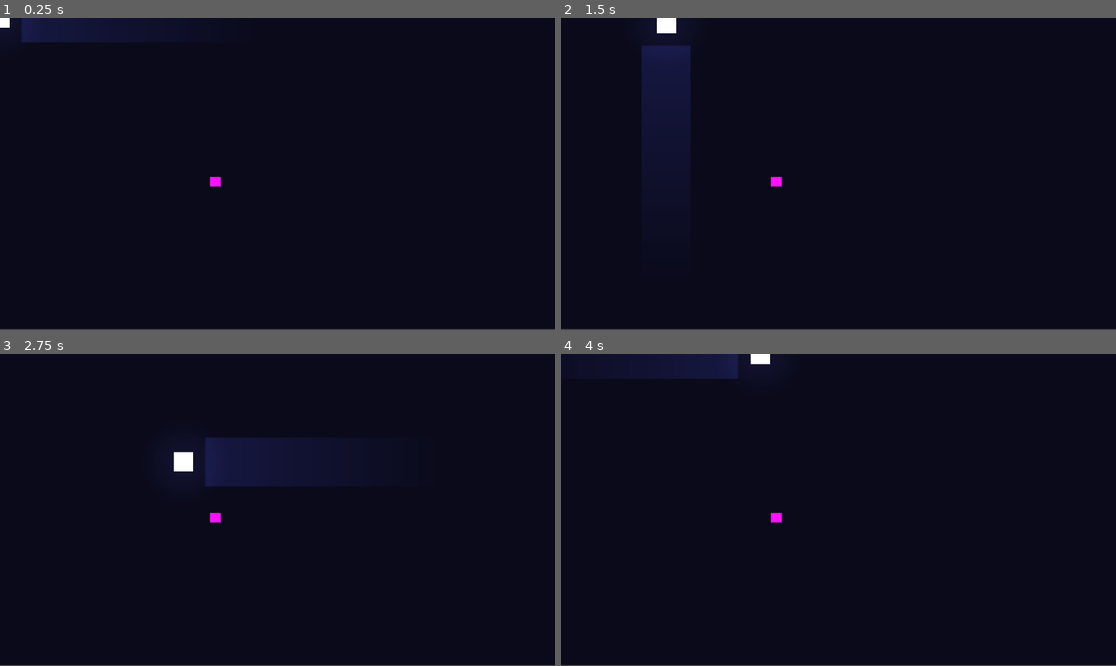
Above: before the commit, frames 1-4 (two rows, left to right).
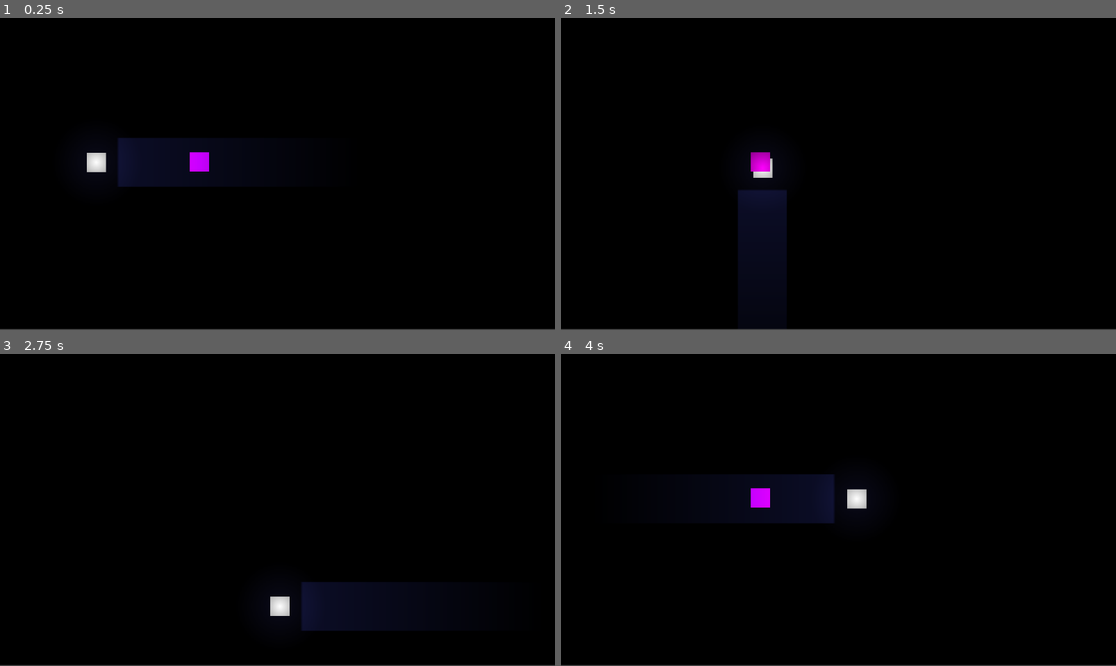
Above: after the commit, the same moments.

Repository: zz2548/game-design-final
Game: Godot game, scene res://main.tscn
Same seed, same stepped clock (60 frames per second), same inputs: the game is played once before the commit and once after it.
Inputs (mouse positions are in pixels of both pictures, inside the frame that each line leads up to):
- Up to frame 1 (0.25 s): no input
- Up to frame 2 (1.5 s): tap Enter (ui_accept) at 0.5, 0.77 s; move the mouse to (960, 158) at 0.52 s; hold Right (ui_right) 0.53-1.28 s; hold E (interact) 0.53-1.28 s; move the mouse to (727, 189) at 1.27 s; hold Down (ui_down) from 1.28 s (still down); tap E (interact) at 1.35 s
- Up to frame 3 (2.75 s): tap Enter (ui_accept) at 1.52 s; move the mouse to (333, 441) at 2.02 s; release Down (ui_down) at 2.03 s; hold Right (ui_right) from 2.03 s (still down); hold E (interact) from 2.03 s (still down)
- Up to frame 4 (4 s): move the mouse to (810, 572) at 2.77 s; release Right (ui_right) at 2.78 s; release E (interact) at 2.78 s; hold Up (ui_up) 2.78-3.53 s; tap E (interact) at 2.85 s; tap Enter (ui_accept) at 3.02, 3.77 s; move the mouse to (1005, 556) at 3.52 s; hold Left (ui_left) from 3.53 s (still down); hold E (interact) from 3.53 s (still down)

The runs differ from the first frame. In frame 1, 91% of the frame differs, in the area x 0-100%, y 0-100%; in frame 2, 93%; in frame 3, 90%; in frame 4, 91%.

Commit message:
restructure scenes

Diff:
--- a/underwater-game/icon.svg
+++ /dev/null
@@ -1 +0,0 @@
-<svg xmlns="http://www.w3.org/2000/svg" width="128" height="128"><rect width="124" height="124" x="2" y="2" fill="#363d52" stroke="#212532" stroke-width="4" rx="14"/><g fill="#fff" transform="translate(12.322 12.322)scale(.101)"><path d="M105 673v33q407 354 814 0v-33z"/><path fill="#478cbf" d="m105 673 152 14q12 1 15 14l4 67 132 10 8-61q2-11 15-15h162q13 4 15 15l8 61 132-10 4-67q3-13 15-14l152-14V427q30-39 56-81-35-59-83-108-43 20-82 47-40-37-88-64 7-51 8-102-59-28-123-42-26 43-46 89-49-7-98 0-20-46-46-89-64 14-123 42 1 51 8 102-48 27-88 64-39-27-82-47-48 49-83 108 26 42 56 81zm0 33v39c0 276 813 276 814 0v-39l-134 12-5 69q-2 10-14 13l-162 11q-12 0-16-11l-10-65H446l-10 65q-4 11-16 11l-162-11q-12-3-14-13l-5-69z"/><path d="M483 600c0 34 58 34 58 0v-86c0-34-58-34-58 0z"/><circle cx="725" cy="526" r="90"/><circle cx="299" cy="526" r="90"/></g><g fill="#414042" transform="translate(12.322 12.322)scale(.101)"><circle cx="307" cy="532" r="60"/><circle cx="717" cy="532" r="60"/></g></svg>
--- a/underwater-game/levels/level_1/level_1.tscn
+++ b/underwater-game/levels/level_1/level_1.tscn
@@ -1,3 +1,34 @@
-[gd_scene format=3 uid="uid://bos1g1f8xsl3r"]
+[gd_scene format=3 uid="uid://dys6tb5xur4iu"]
 
-[node name="Level1" type="Node2D" unique_id=1596957393]
+[ext_resource type="PackedScene" uid="uid://c4aq5kby2y074" path="res://shared/player/player.tscn" id="1_player"]
+[ext_resource type="PackedScene" uid="uid://d0wsi4jj2eyp1" path="res://shared/ui/InventoryUI.tscn" id="2_inventoryui"]
+[ext_resource type="Script" uid="uid://b45ek5my76at" path="res://scripts/interactables/pickup_item.gd" id="3_pickup"]
+
+[node name="Level1" type="Node2D" unique_id=1255267063]
+
+[node name="CanvasModulate" type="CanvasModulate" parent="." unique_id=1930376493]
+color = Color(0, 0, 0, 1)
+
+[node name="Background" type="ColorRect" parent="." unique_id=472897320]
+offset_right = 1153.0
+offset_bottom = 646.0
+color = Color(0.039215688, 0.039215688, 0.101960786, 1)
+
+[node name="player" parent="." unique_id=1560876372 instance=ExtResource("1_player")]
+position = Vector2(200, 300)
+
+[node name="Items" type="Node2D" parent="." unique_id=1317189062]
+
+[node name="TestItem" type="Area2D" parent="Items" unique_id=2052106546]
+script = ExtResource("3_pickup")
+
+[node name="CollisionShape2D" type="CollisionShape2D" parent="Items/TestItem" unique_id=173283808]
+
+[node name="ColorRect" type="ColorRect" parent="Items/TestItem" unique_id=820293744]
+offset_left = 394.0
+offset_top = 279.0
+offset_right = 434.0
+offset_bottom = 319.0
+color = Color(1, 0, 1, 1)
+
+[node name="InventoryUI" parent="." unique_id=2083902792 instance=ExtResource("2_inventoryui")]
--- a/underwater-game/main.gd
+++ b/underwater-game/main.gd
@@ -1,11 +1,5 @@
+# main.gd
 extends Node
 
-
-# Called when the node enters the scene tree for the first time.
 func _ready() -> void:
-	pass # Replace with function body.
-
-
-# Called every frame. 'delta' is the elapsed time since the previous frame.
-func _process(delta: float) -> void:
-	pass
+	SceneManager.go_to_level(1)
--- a/underwater-game/main.tscn
+++ b/underwater-game/main.tscn
@@ -1,39 +1,6 @@
 [gd_scene format=3 uid="uid://b2kse4lq50hm1"]
 
-[ext_resource type="Script" uid="uid://b2mbcxvmpn3bg" path="res://main.gd" id="1_0xm2m"]
-[ext_resource type="PackedScene" uid="uid://c4aq5kby2y074" path="res://player.tscn" id="2_lquwl"]
-[ext_resource type="Script" uid="uid://uh7cq6d0y4um" path="res://pickup_item.gd" id="4_lquwl"]
-[ext_resource type="Resource" uid="uid://xts38j23s6u" path="res://items/test_item.tres" id="5_7mycd"]
-[ext_resource type="PackedScene" uid="uid://d0wsi4jj2eyp1" path="res://InventoryUI.tscn" id="6_7mycd"]
+[ext_resource type="Script" uid="uid://cwlxlqd48kwfo" path="res://main.gd" id="1_0xm2m"]
 
-[sub_resource type="RectangleShape2D" id="RectangleShape2D_272bh"]
-
-[node name="main" type="Node2D" unique_id=542920460]
+[node name="main" type="Node" unique_id=279150909]
 script = ExtResource("1_0xm2m")
-
-[node name="ColorRect" type="ColorRect" parent="." unique_id=1307949467]
-offset_right = 1153.0
-offset_bottom = 646.0
-color = Color(0.039215688, 0.039215688, 0.101960786, 1)
-
-[node name="player" parent="." unique_id=1228927479 instance=ExtResource("2_lquwl")]
-
-[node name="TestItem" type="Area2D" parent="." unique_id=1043242679]
-collision_mask = 0
-script = ExtResource("4_lquwl")
-item = ExtResource("5_7mycd")
-
-[node name="CollisionShape2D" type="CollisionShape2D" parent="TestItem" unique_id=2091941298]
-position = Vector2(447, 339)
-shape = SubResource("RectangleShape2D_272bh")
-
-[node name="Sprite2D" type="Sprite2D" parent="TestItem" unique_id=194979157]
-
-[node name="ColorRect" type="ColorRect" parent="TestItem" unique_id=1348776968]
-offset_left = 436.0
-offset_top = 330.0
-offset_right = 458.0
-offset_bottom = 350.0
-color = Color(1, 0.07058824, 1, 1)
-
-[node name="InventoryUI" parent="." unique_id=1520385462 instance=ExtResource("6_7mycd")]
--- a/underwater-game/project.godot
+++ b/underwater-game/project.godot
@@ -17,20 +17,15 @@
 
 [autoload]
 
-Inventory="*uid://ddti6gxjfa1l6"
-DialogueManager="*uid://be8xecp4l111s"
-SceneManager="*uid://be4dmmqb171wl"
+DialogueManager="*uid://cvhxt4n02g4s7"
+Inventory="*uid://duspgigoh3ag0"
+SceneManager="*uid://b1nnjoi6yci5d"
 
 [input]
 
 interact={
 "deadzone": 0.2,
 "events": [Object(InputEventKey,"resource_local_to_scene":false,"resource_name":"","device":-1,"window_id":0,"alt_press …(192 unchanged characters)…
-]
-}
-inventory={
-"deadzone": 0.2,
-"events": [Object(InputEventKey,"resource_local_to_scene":false,"resource_name":"","device":-1,"window_id":0,"alt_pressed":false,"shift_pressed":false,"ctrl_pressed":false,"meta_pressed":false,"pressed":false,"keycode":0,"physical_keycode":4194306,"key_label":0,"unicode":0,"location":0,"echo":false,"script":null)
 ]
 }
 
--- a/underwater-game/items/test_item.tres
+++ b/underwater-game/shared/items/test_item.tres
@@ -1,6 +1,6 @@
 [gd_resource type="Resource" script_class="ItemData" format=3 uid="uid://xts38j23s6u"]
 
-[ext_resource type="Script" uid="uid://cgld5pbs5tv8t" path="res://item_data.gd" id="1_j6h3p"]
+[ext_resource type="Script" path="res://shared/items/item_data.gd" id="1_j6h3p"]
 
 [resource]
 script = ExtResource("1_j6h3p")
--- a/underwater-game/interaction_system.gd
+++ b/underwater-game/shared/player/interaction_system.gd
@@ -1,7 +1,7 @@
 # interaction_system.gd
-# Attach to the Player node.
-# Requires: a child Area3D named "InteractionZone" with a CollisionShape3D
-#           (set the shape radius to your desired interaction distance, e.g. 1.5m)
+# res://shared/player/interaction_system.gd
+# Attach to the Player node as a child Node.
+# Requires: a child Area2D named "InteractionZone" with a CollisionShape2D
 #
 # In Project > Project Settings > Input Map, add an action called "interact" and bind E to it.
 
--- a/underwater-game/player.tscn
+++ b/underwater-game/shared/player/player.tscn
@@ -1,7 +1,7 @@
-[gd_scene format=3 uid="uid://c4aq5kby2y074"]
+[gd_scene format=3]
 
-[ext_resource type="Script" uid="uid://clqmtwvs4a8ib" path="res://player.gd" id="1_onrkg"]
-[ext_resource type="Script" uid="uid://bmqko7aq0b1lj" path="res://interaction_system.gd" id="2_i3pqv"]
+[ext_resource type="Script" path="res://shared/player/player.gd" id="1_onrkg"]
+[ext_resource type="Script" path="res://shared/player/interaction_system.gd" id="2_i3pqv"]
 
 [sub_resource type="CircleShape2D" id="CircleShape2D_1bvp3"]
 radius = 79.624115
--- a/underwater-game/InventoryUI.tscn
+++ b/underwater-game/shared/ui/InventoryUI.tscn
@@ -1,6 +1,6 @@
-[gd_scene format=3 uid="uid://d0wsi4jj2eyp1"]
+[gd_scene format=3]
 
-[ext_resource type="Script" uid="uid://b2oxifcevi8pn" path="res://inventory_ui.gd" id="1_dsn3v"]
+[ext_resource type="Script" path="res://shared/ui/inventory_ui.gd" id="1_dsn3v"]
 
 [node name="InventoryUI" type="CanvasLayer" unique_id=1520385462]
 script = ExtResource("1_dsn3v")
Renamed: underwater-game/dialogue_manager.gd -> underwater-game/autoloads/dialogue_manager.gd
Not shown, added: underwater-game/autoloads/dialogue_manager.gd.uid
Renamed: underwater-game/inventory.gd -> underwater-game/autoloads/inventory.gd
Not shown, added: underwater-game/autoloads/inventory.gd.uid
Renamed: underwater-game/scene_manager.gd -> underwater-game/autoloads/scene_manager.gd
Not shown, added: underwater-game/autoloads/scene_manager.gd.uid
Not shown, removed: underwater-game/dialogue_manager.gd.uid
Not shown, removed: underwater-game/dialogue_ui.gd.uid
Not shown, removed: underwater-game/icon.svg.import
Not shown, removed: underwater-game/interactable.gd.uid
Not shown, removed: underwater-game/interaction_prompt_ui.gd.uid
Not shown, removed: underwater-game/interaction_system.gd.uid
(and 26 more such lines)
